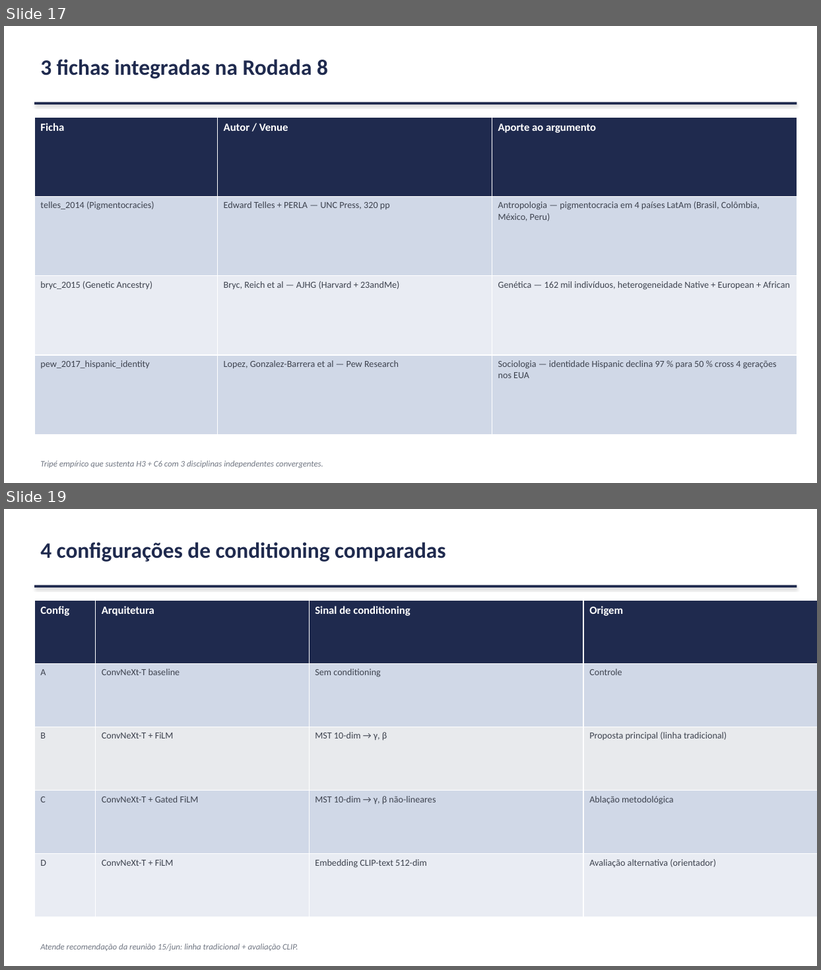
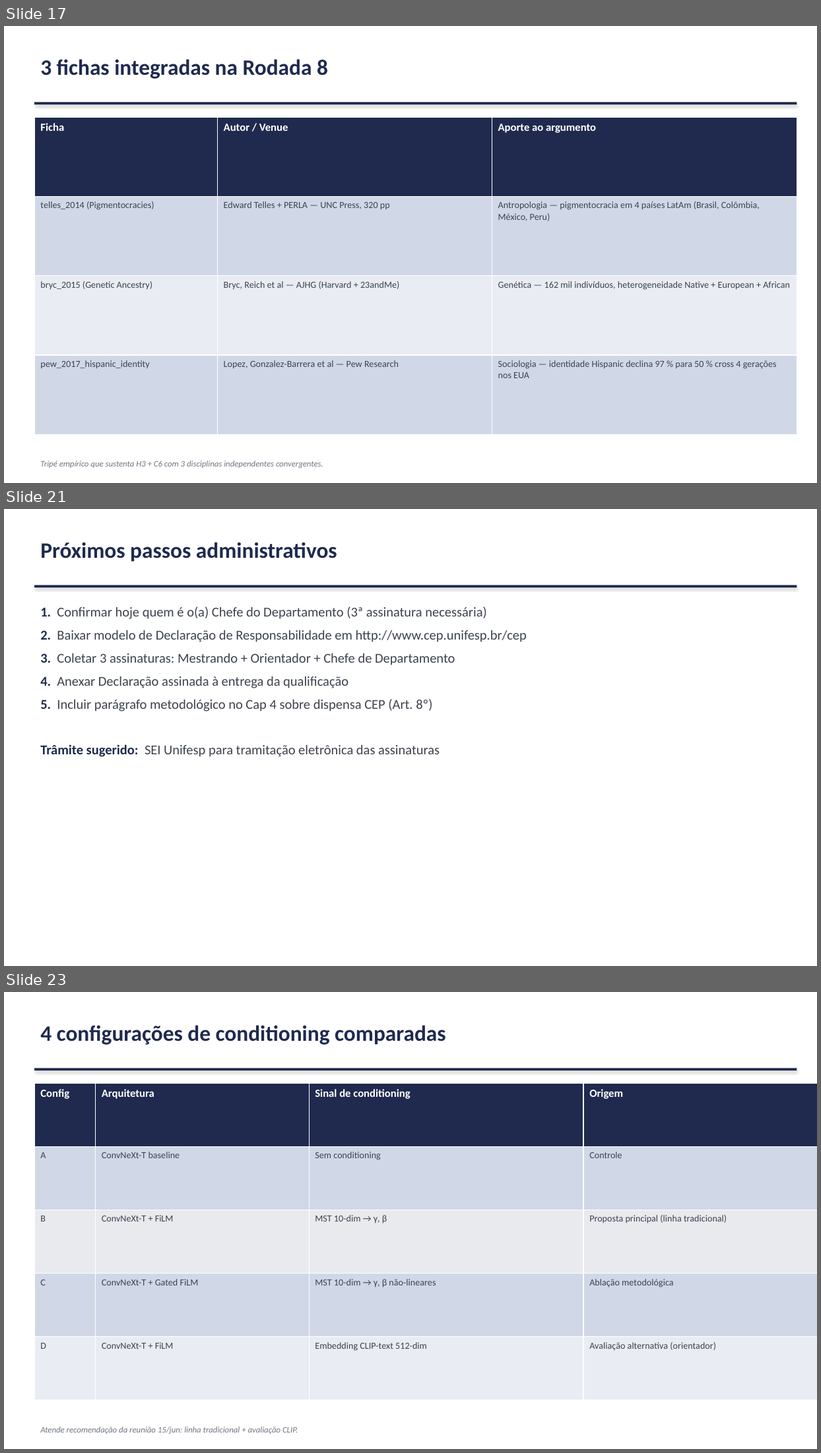
Before and after one commit to marcellozzetti/Facial-Recognition-Models-Mitigating-Bias, a slide deck: docs/ativo/material_reuniao_orientador_2026-06-28.pptx. Shown one above the other, each under a label of ours: slides 17 and 19 before the commit, slides 17, 21 and 23 after it; the slides between them are not shown. The pictures are 821x970 and 821x1453 pixels, drawn with LibreOffice and Linux fonts; fonts in the diff are those of the drawing. Boxes give left, top, right and bottom in pixels: in the first picture for what was removed or moved away, otherwise in the second. Text is boxed around its words. In the diff, an @@ line names an element or a change of style, - is before the commit and + after.

```diff
--- a/docs/ativo/material_reuniao_orientador_2026-06-28.pptx
+++ b/docs/ativo/material_reuniao_orientador_2026-06-28.pptx
@@ slide 21 added at [4, 509, 817, 966], background #FFFFFF @@
@@ text added at [40, 542, 337, 562], 26 pt, text #1F2A4E, bold @@
+Próximos passos administrativos
@@ rectangle added at [34, 586, 797, 588], fill #1F2A4E @@
@@ text added at [40, 607, 527, 757], 16 pt, text #3D424E @@
+1. Confirmar hoje quem é o(a) Chefe do Departamento (3ª assinatura necessária)
+2. Baixar modelo de Declaração de Responsabilidade em http://www.cep.unifesp.br/cep
+3. Coletar 3 assinaturas: Mestrando + Orientador + Chefe de Departamento
+4. Anexar Declaração assinada à entrega da qualificação
+5. Incluir parágrafo metodológico no Cap 4 sobre dispensa CEP (Art. 8º)
+Trâmite sugerido: SEI Unifesp para tramitação eletrônica das assinaturas
@@ what was slide 19 is now slide 23 @@
```
Also in this commit, not shown: 4 slides changed, 5 other slides added, 1 slide removed, 6 other files.
